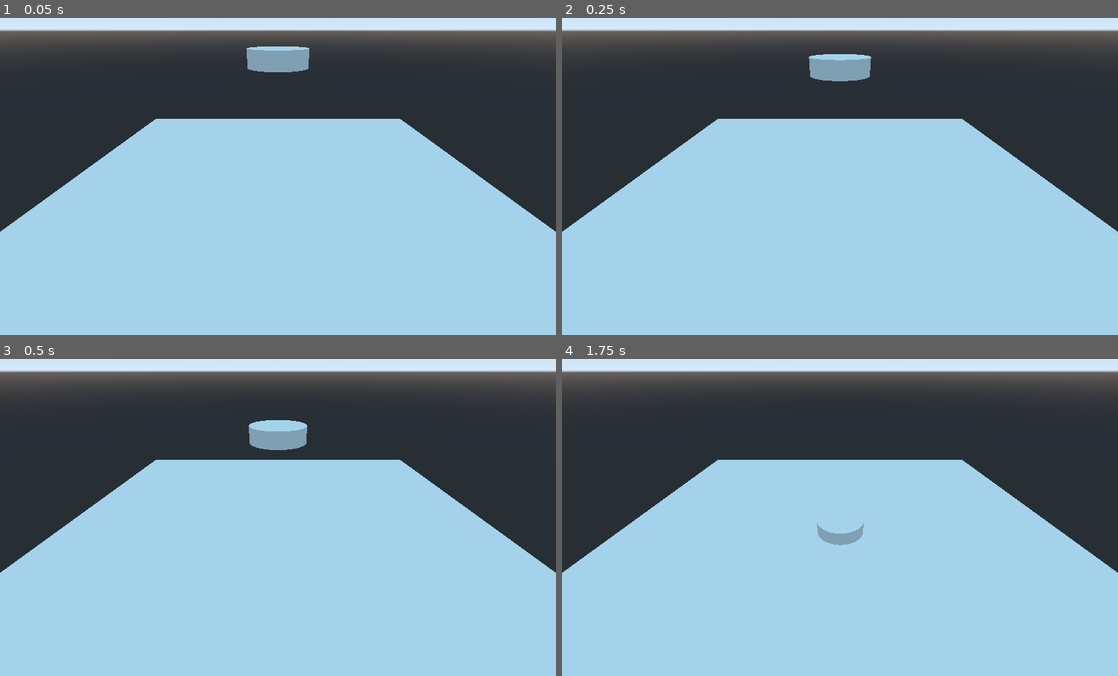
Above: before the commit, frames 1-4 (two rows, left to right).
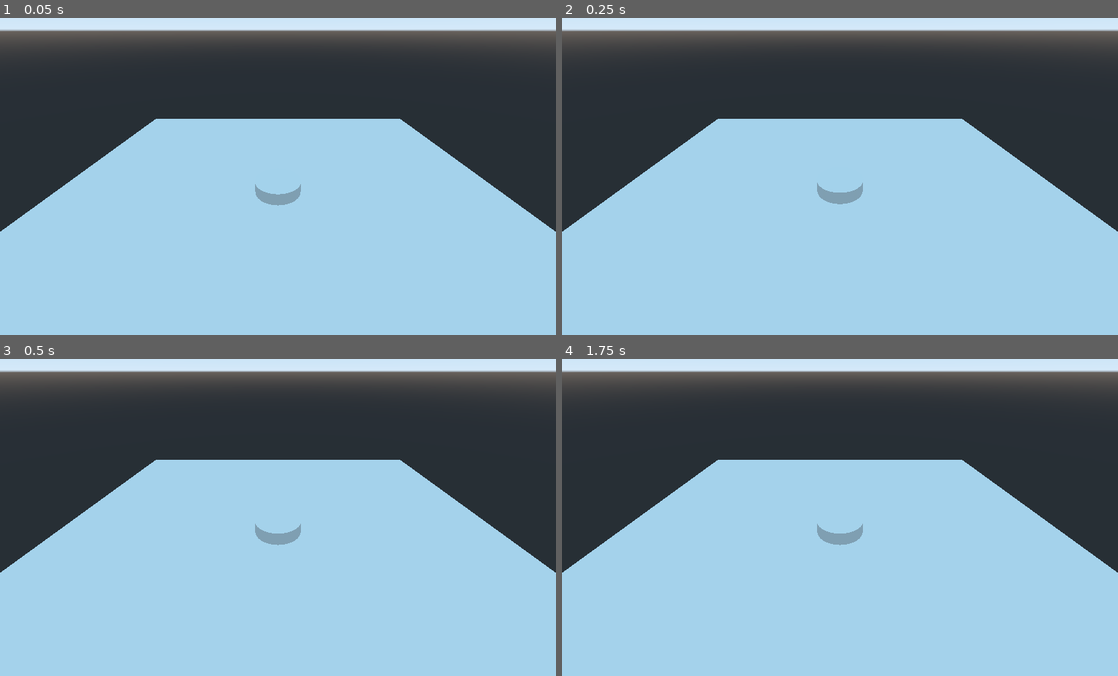
Above: after the commit, the same moments.

Repository: Missakhel/BashBlitz
Game: Godot game, scene res://Scene/Spatial.tscn
Two runs of this game, one before a commit and one after it. Both use one fixed random seed, a clock stepped at 60 frames per second and the inputs below.
Inputs:
- Up to frame 1 (0.05 s): no input
- Up to frame 2 (0.25 s): no input
- Up to frame 3 (0.5 s): no input
- Up to frame 4 (1.75 s): no input

The runs differ from the first frame. In frame 1, 1.1% of the frame differs, in the area x 44-56%, y 8-60%; in frame 2, 1.2%; in frame 3, 1.2%, in the area x 44-56%, y 19-59%; in frame 4, less than 0.1%.

Commit message:
Added the script node for the bashbot

Diff:
--- a/Scene/Spatial.tscn
+++ b/Scene/Spatial.tscn
@@ -1,7 +1,8 @@
-[gd_scene load_steps=3 format=2]
+[gd_scene load_steps=4 format=2]
 
 [ext_resource path="res://Meshes/testCylinder.fbx" type="PackedScene" id=1]
 [ext_resource path="res://Meshes/testPlane.fbx" type="PackedScene" id=2]
+[ext_resource path="res://Scripts/BashBot.gd" type="Script" id=3]
 
 [node name="Scene" type="Spatial"]
 
@@ -17,7 +18,7 @@
 polygon = PoolVector2Array( 9.77232, -9.90924, 9.86683, 9.92378, -9.85929, 9.79469, -9.8597, -9.85574 )
 
 [node name="Cylinder" type="RigidBody" parent="."]
-transform = Transform( 1, 0, 0, 0, 1, 0, 0, 0, 1, 0, 5.05105, 0 )
+script = ExtResource( 3 )
 
 [node name="testCylinder" parent="Cylinder" instance=ExtResource( 1 )]
 transform = Transform( 1, 0, 0, 0, 1, 0, 0, 0, 1, 0, 0.25, 0 )
--- /dev/null
+++ b/Scripts/BashBot.gd
@@ -0,0 +1,16 @@
+extends RigidBody
+
+
+# Declare member variables here. Examples:
+# var a = 2
+# var b = "text"
+
+
+# Called when the node enters the scene tree for the first time.
+func _ready():
+	pass # Replace with function body.
+
+
+# Called every frame. 'delta' is the elapsed time since the previous frame.
+#func _process(delta):
+#	pass
